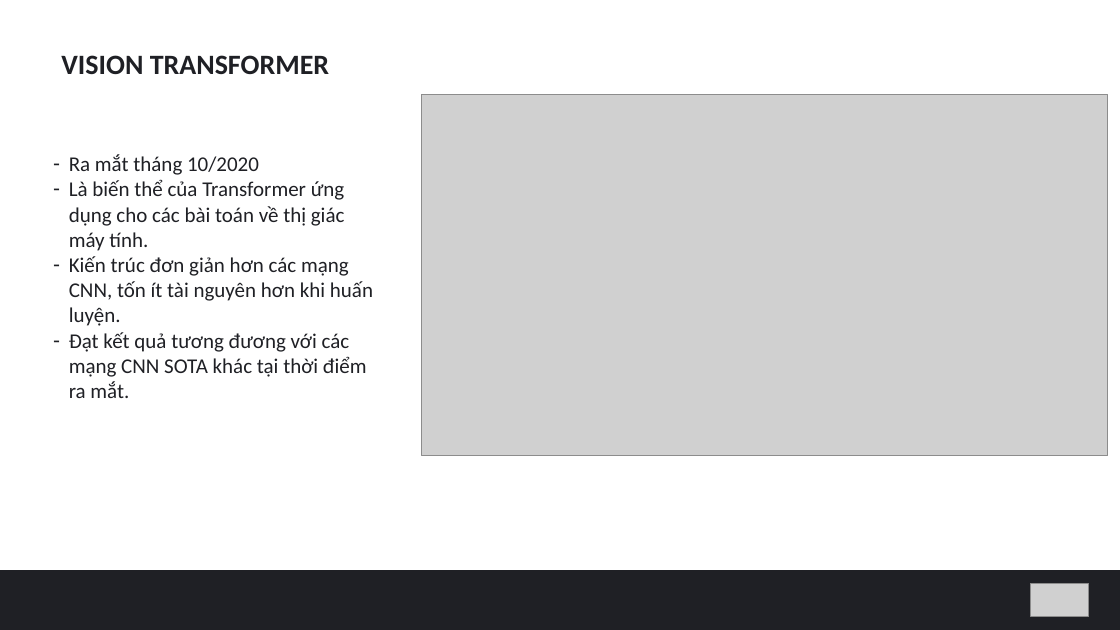
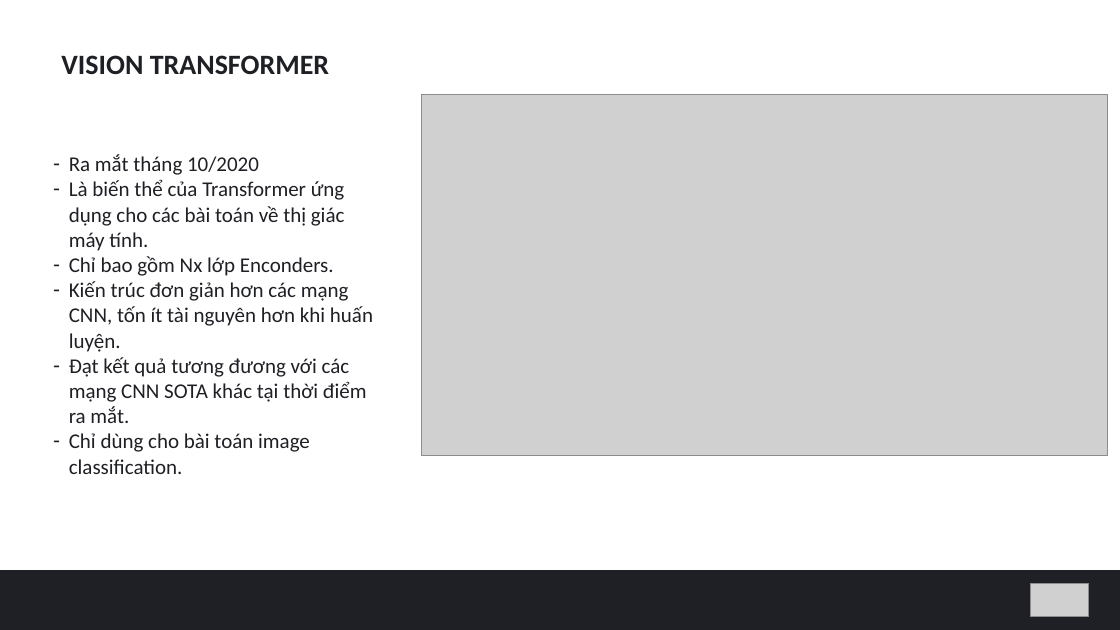
Before and after one commit to hungvm2/MoD_machine_learning, a slide deck: slide 19 of slide1.pptx (slide 13 before the commit). Drawn at 1120x630 pixels with LibreOffice and Linux fonts; fonts in the diff are those of the drawing; grey boxes stand for pictures. Boxes give left, top, right and bottom in pixels: in the first picture for what was removed or moved away, otherwise in the second. Text is boxed around its words. In the diff, an @@ line names an element or a change of style, - is before the commit and + after.

```diff
--- a/slide1.pptx
+++ b/slide1.pptx
@@ text at <box>69,256,334,276</box>: paragraph added @@
+– Chỉ bao gồm Nx lớp Enconders.
@@ text at <box>69,433,310,474</box>: paragraph added @@
+– Chỉ dùng cho bài toán image classification.
```
Also in this commit, not shown: 2 other slides changed, 11 slides added.
